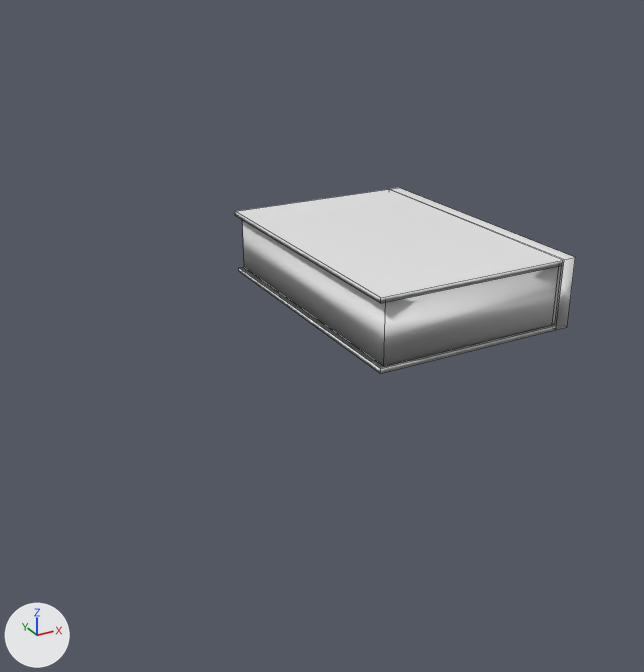
Before and after pictures for a commit that changed the Blender file working/etiosa/book.blend.
Both versions are drawn from a camera (50 mm lens) standing at (-3.06, -3.84, 1.59) and looking at (-1.02, -0.13, -0.26). The lights are fixed; the arrows at lower left show +X, +Y and +Z. Mesh edges are drawn as thin lines.

Names of what the first picture shows: 'back_cover', 'front_cover', 'hinge', 'pages'.
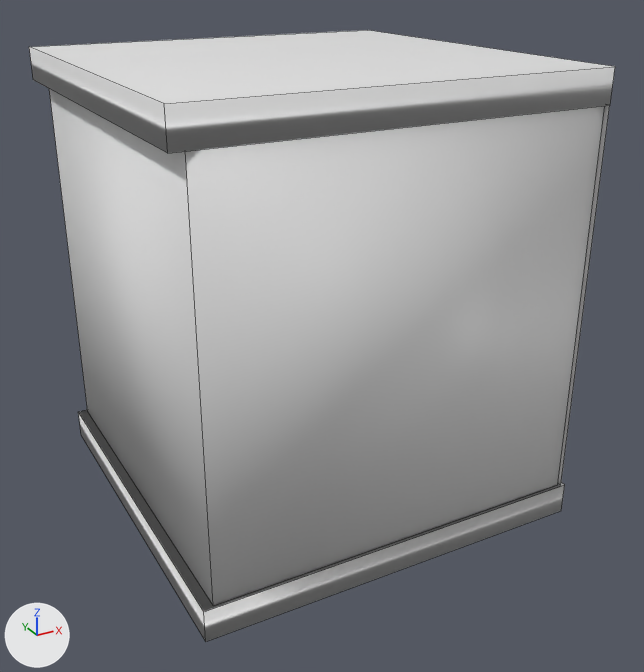
Where the newer file only moved an object's origin or applied its transform, the numbers keep the older frame.

What changed in the scene script:
```text
Change ob_hinge:
    ob_hinge.scale: (0.523, 0.784, 0.165) -> (1.0, 1.0, 1.0)
```

Location of each change, [x1, y1, x2, y2] in pixels of the pictures (644 x 672 px):
'pages', reshaped
    before: [242, 220, 559, 366]
    after: [49, 89, 605, 605]
'front_cover', reshaped (78% wider, 8% taller)
    before: [235, 189, 563, 303]
    after: [29, 30, 615, 153]
'back_cover', reshaped (53% wider, 115% taller)
    before: [239, 267, 557, 374]
    after: [78, 410, 565, 641]
'cover_Inside', reshaped
    before: [243, 266, 562, 368]
    after: [79, 105, 610, 611]
'hinge', rescaled (not visible afterwards)
    before: [389, 188, 575, 330]
